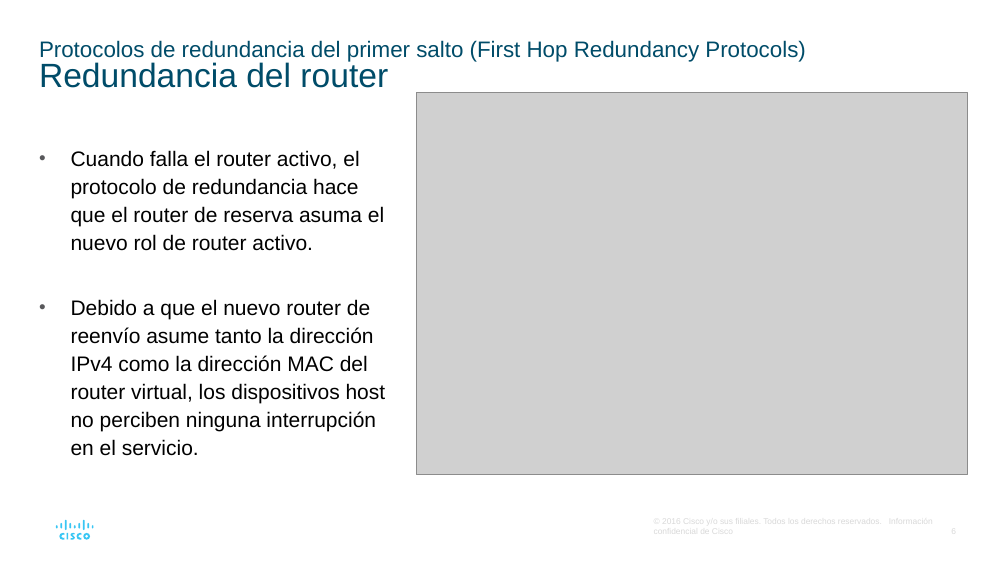
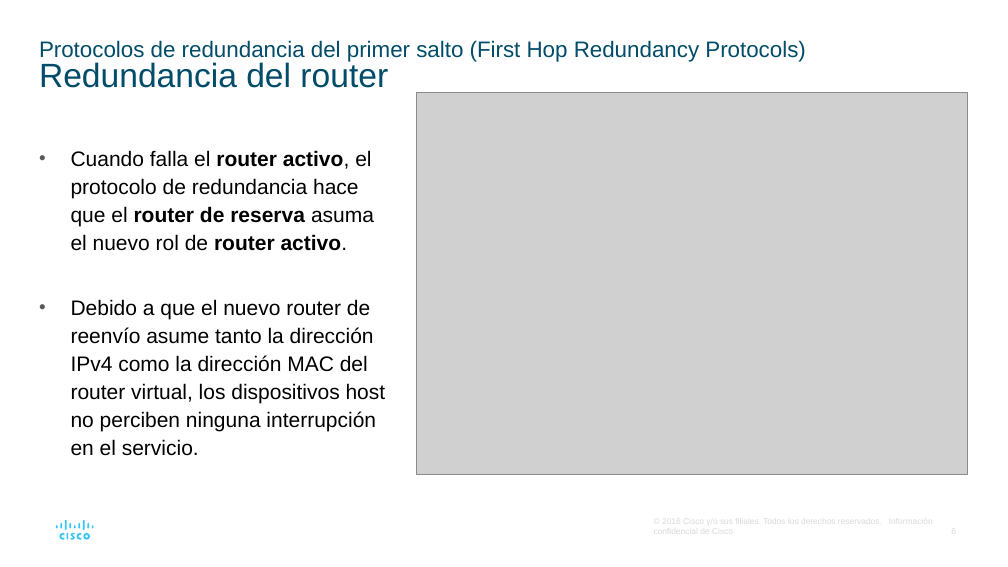
Before and after one commit to lizetheP/WAN, a slide deck: slide 6 of Calendario/Presentaciones/4_FHRP.pptx. Drawn at 1008x567 pixels with LibreOffice and Linux fonts; fonts in the diff are those of the drawing; grey boxes stand for pictures. Boxes give left, top, right and bottom in pixels: in the first picture for what was removed or moved away, otherwise in the second. Text is boxed around its words. In the diff, an @@ line names an element or a change of style, - is before the commit and + after.

```diff
--- a/Calendario/Presentaciones/4_FHRP.pptx
+++ b/Calendario/Presentaciones/4_FHRP.pptx
@@ text at (71,150,374,251): bold on in "router activo, router de reserva router activo." @@
```
Also in this commit, not shown: 6 other slides changed, 2 other files.
